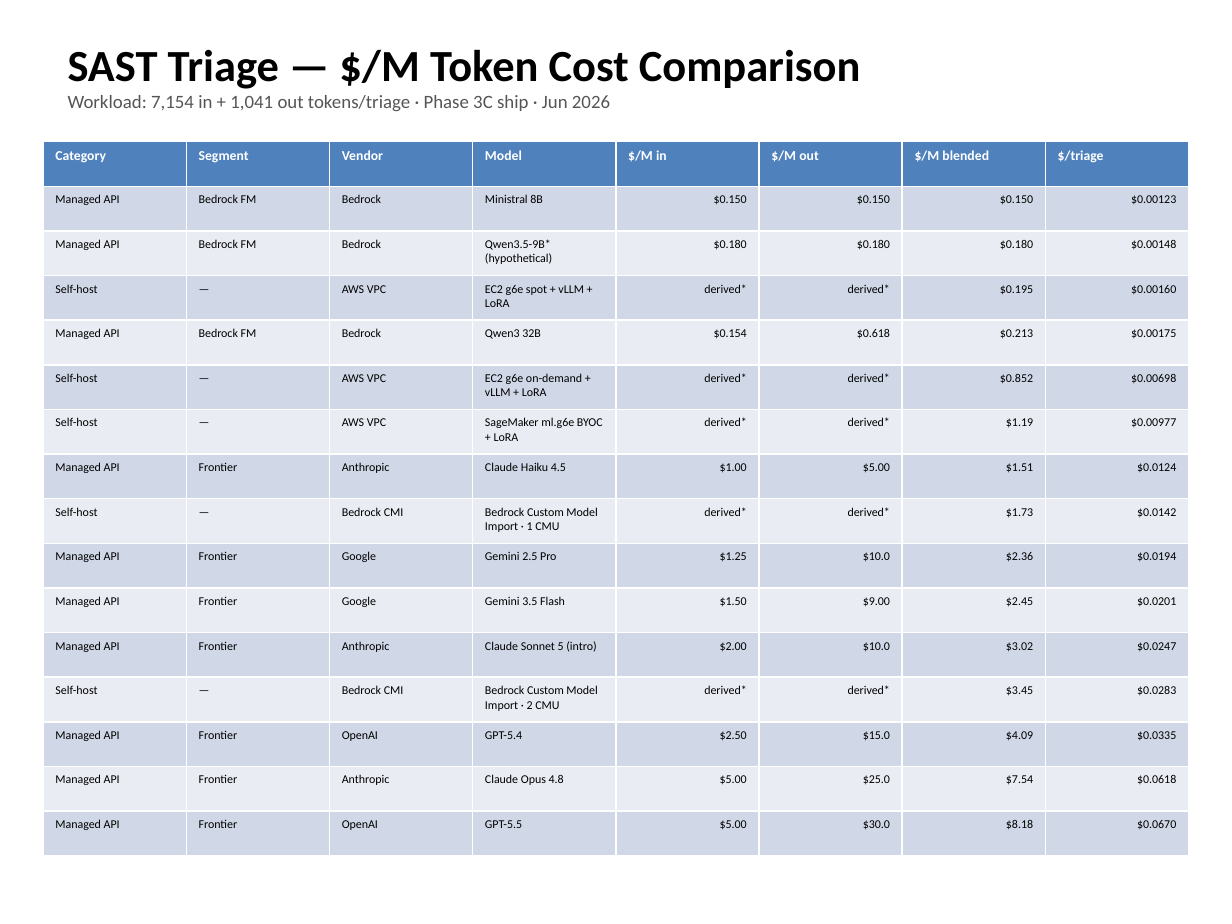
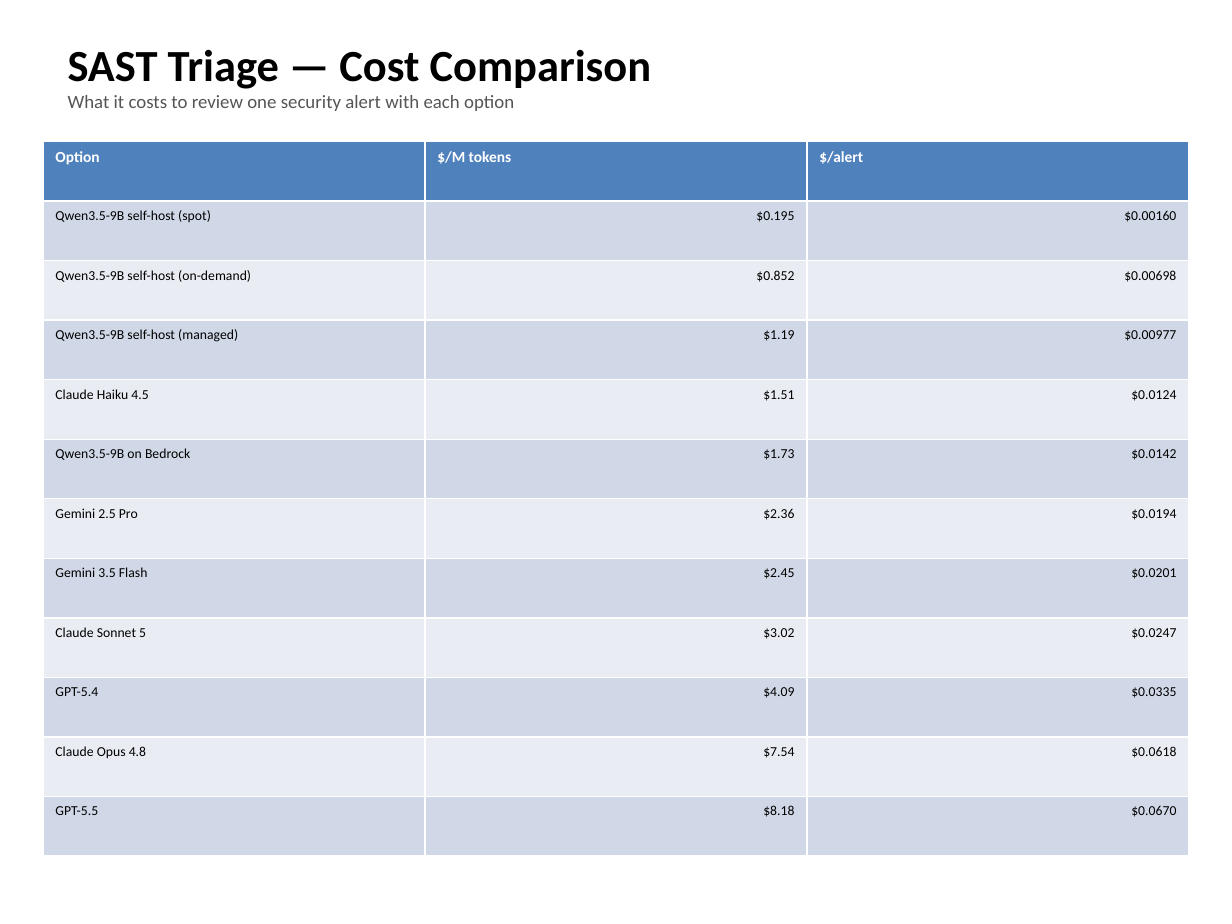
Before and after one commit to bayer-sourav/SAST, a slide deck: slide 1 of docs/token-cost-slides.pptx. Drawn at 1232x924 pixels with LibreOffice and Linux fonts; fonts in the diff are those of the drawing. Boxes give left, top, right and bottom in pixels: in the first picture for what was removed or moved away, otherwise in the second. Text is boxed around its words. In the diff, an @@ line names an element or a change of style, - is before the commit and + after.

Commit message:
add cost analysis

```diff
--- a/docs/token-cost-slides.pptx
+++ b/docs/token-cost-slides.pptx
@@ text at (x1=68, y1=49, x2=652, y2=111): text changed @@
-SAST Triage — $/M Token Cost Comparison
-Workload: 7,154 in + 1,041 out tokens/triage · Phase 3C ship · Jun 2026
+SAST Triage — Cost Comparison
+What it costs to review one security alert with each option
@@ table at (x1=43, y1=142, x2=1189, y2=856) @@
-Category | Segment | Vendor | Model | $/M in | $/M out | $/M blended | $/triage
-Managed API | Bedrock FM | Bedrock | Ministral 8B | $0.150 | $0.150 | $0.150 | $0.00123
-Managed API | Bedrock FM | Bedrock | Qwen3.5-9B* (hypothetical) | $0.180 | $0.180 | $0.180 | $0.00148
-Self-host | — | AWS VPC | EC2 g6e spot + vLLM + LoRA | derived* | derived* | $0.195 | $0.00160
-Managed API | Bedrock FM | Bedrock | Qwen3 32B | $0.154 | $0.618 | $0.213 | $0.00175
-Self-host | — | AWS VPC | EC2 g6e on-demand + vLLM + LoRA | derived* | derived* | $0.852 | $0.00698
-Self-host | — | AWS VPC | SageMaker ml.g6e BYOC + LoRA | derived* | derived* | $1.19 | $0.00977
-Managed API | Frontier | Anthropic | Claude Haiku 4.5 | $1.00 | $5.00 | $1.51 | $0.0124
-Self-host | — | Bedrock CMI | Bedrock Custom Model Import · 1 CMU | derived* | derived* | $1.73 | $0.0142
-Managed API | Frontier | Google | Gemini 2.5 Pro | $1.25 | $10.0 | $2.36 | $0.0194
-Managed API | Frontier | Google | Gemini 3.5 Flash | $1.50 | $9.00 | $2.45 | $0.0201
-Managed API | Frontier | Anthropic | Claude Sonnet 5 (intro) | $2.00 | $10.0 | $3.02 | $0.0247
-Self-host | — | Bedrock CMI | Bedrock Custom Model Import · 2 CMU | derived* | derived* | $3.45 | $0.0283
-Managed API | Frontier | OpenAI | GPT-5.4 | $2.50 | $15.0 | $4.09 | $0.0335
-Managed API | Frontier | Anthropic | Claude Opus 4.8 | $5.00 | $25.0 | $7.54 | $0.0618
-Managed API | Frontier | OpenAI | GPT-5.5 | $5.00 | $30.0 | $8.18 | $0.0670
+Option | $/M tokens | $/alert
+Qwen3.5-9B self-host (spot) | $0.195 | $0.00160
+Qwen3.5-9B self-host (on-demand) | $0.852 | $0.00698
+Qwen3.5-9B self-host (managed) | $1.19 | $0.00977
+Claude Haiku 4.5 | $1.51 | $0.0124
+Qwen3.5-9B on Bedrock | $1.73 | $0.0142
+Gemini 2.5 Pro | $2.36 | $0.0194
+Gemini 3.5 Flash | $2.45 | $0.0201
+Claude Sonnet 5 | $3.02 | $0.0247
+GPT-5.4 | $4.09 | $0.0335
+Claude Opus 4.8 | $7.54 | $0.0618
+GPT-5.5 | $8.18 | $0.0670
```
Also in this commit, not shown: 1 slide added, 2 slides removed, 1 other file.
